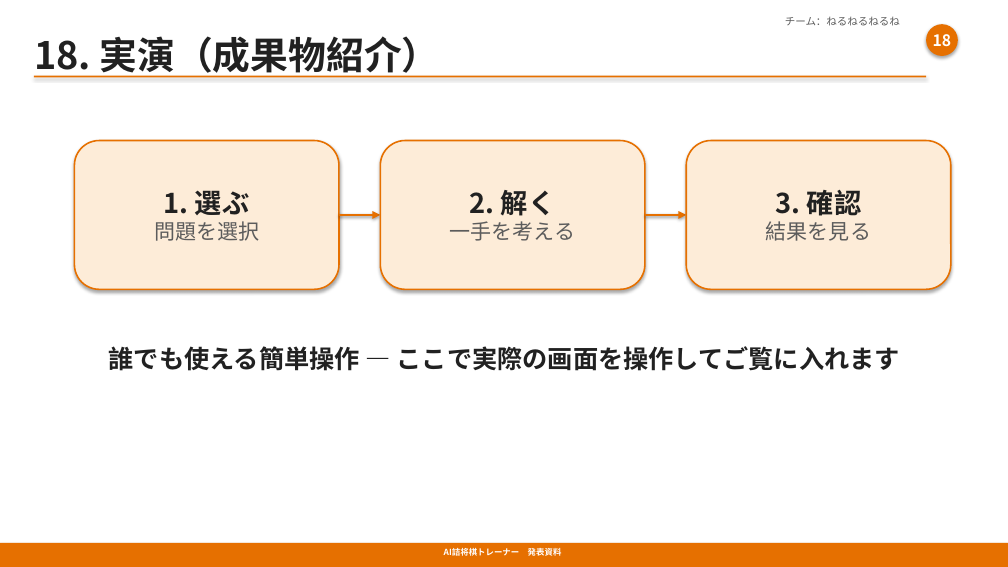
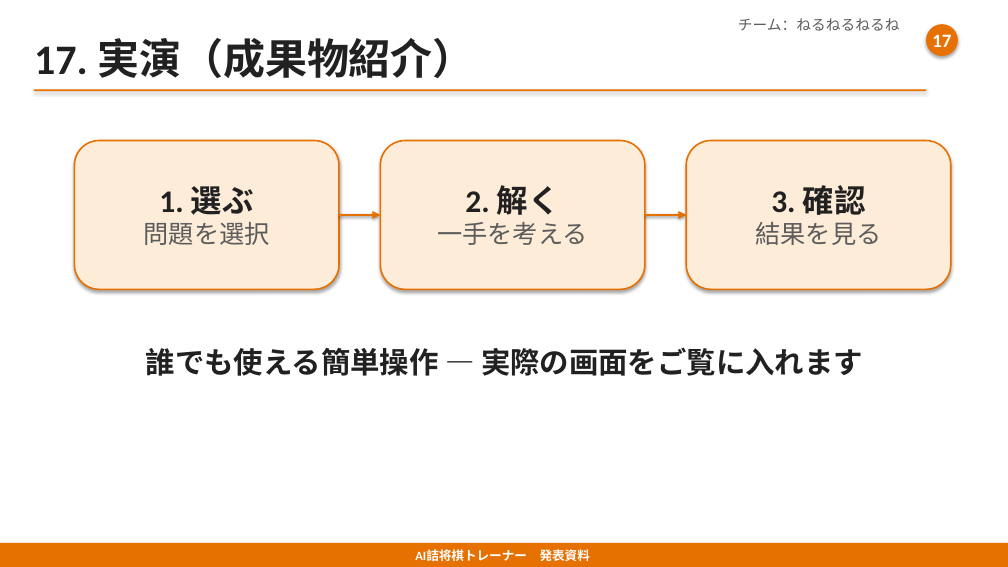
Before and after one commit to yoichi-project01/shogi-tsume-ai, a slide deck: slide 18 of AI詰将棋トレーナー_発表用.pptx (slide 19 before the commit). Drawn at 1008x567 pixels with LibreOffice and Linux fonts; fonts in the diff are those of the drawing. Boxes give left, top, right and bottom in pixels: in the first picture for what was removed or moved away, otherwise in the second. Text is boxed around its words. In the diff, an @@ line names an element or a change of style, - is before the commit and + after.

```diff
--- a/AI詰将棋トレーナー_発表用.pptx
+++ b/AI詰将棋トレーナー_発表用.pptx
@@ text "チーム：ねるねるねるね" at [738,18,900,31]: size 10 to 14 pt, font Noto Sans CJK JP to Calibri @@
@@ text at [34,38,475,78]: text changed; size 36 to 40 pt; font Noto Sans CJK JP to Calibri @@
-18. 実演（成果物紹介）
+17. 実演（成果物紹介）
@@ text in ellipse at [932,34,951,53]: text changed; size 15 to 18 pt; font Noto Sans CJK JP to Calibri @@
-18
+17
@@ rectangle: place and size @@
-rectangle at [34,76,926,78]
+rectangle at [34,89,926,91]
@@ rounded rectangle "1. 選ぶ" at [74,141,339,290]: size 26 to 30 pt in "1. 選ぶ"; font Noto Sans CJK JP to Calibri; size 20 to 24 pt in "問題を選択" @@
@@ rounded rectangle "2. 解く" at [380,141,645,290]: size 26 to 30 pt in "2. 解く"; font Noto Sans CJK JP to Calibri; size 20 to 24 pt in "一手を考える" @@
@@ rounded rectangle "3. 確認" at [687,141,951,290]: size 26 to 30 pt in "3. 確認"; font Noto Sans CJK JP to Calibri; size 20 to 24 pt in "結果を見る" @@
@@ text at [146,347,863,376]: text changed; size 24 to 28 pt; font Noto Sans CJK JP to Calibri @@
-誰でも使える簡単操作 — ここで実際の画面を操作してご覧に入れます
+誰でも使える簡単操作 — 実際の画面をご覧に入れます
@@ text "AI詰将棋トレーナー 発表資料" at [415,549,590,561]: size 8 to 12 pt, font Noto Sans CJK JP to Calibri @@
```
Also in this commit, not shown: 20 other slides changed, 1 slide removed, 1 other file.
